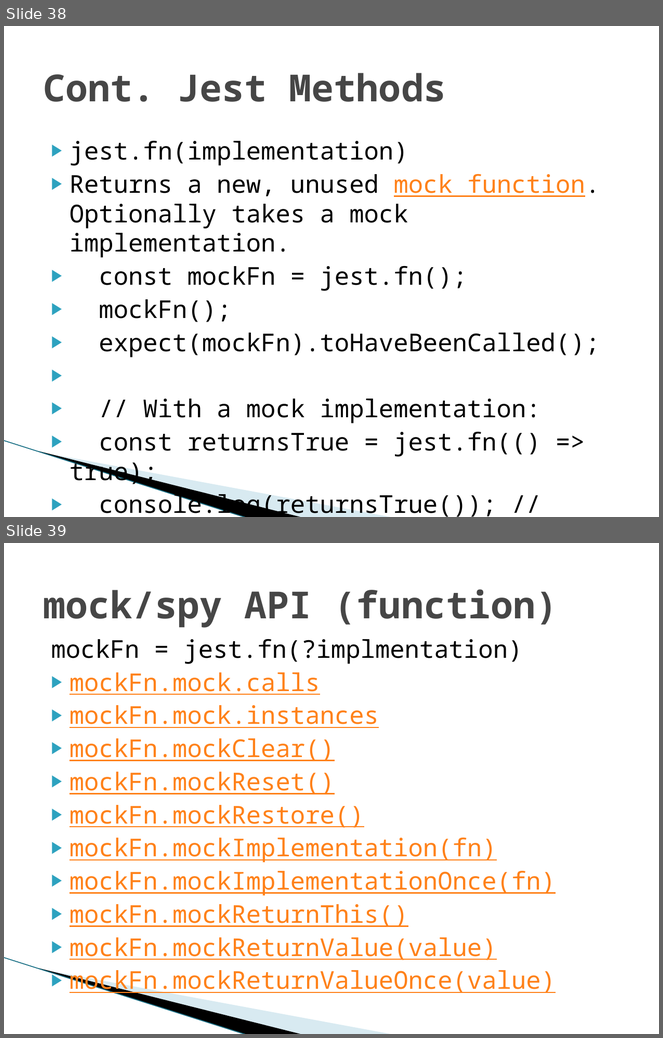
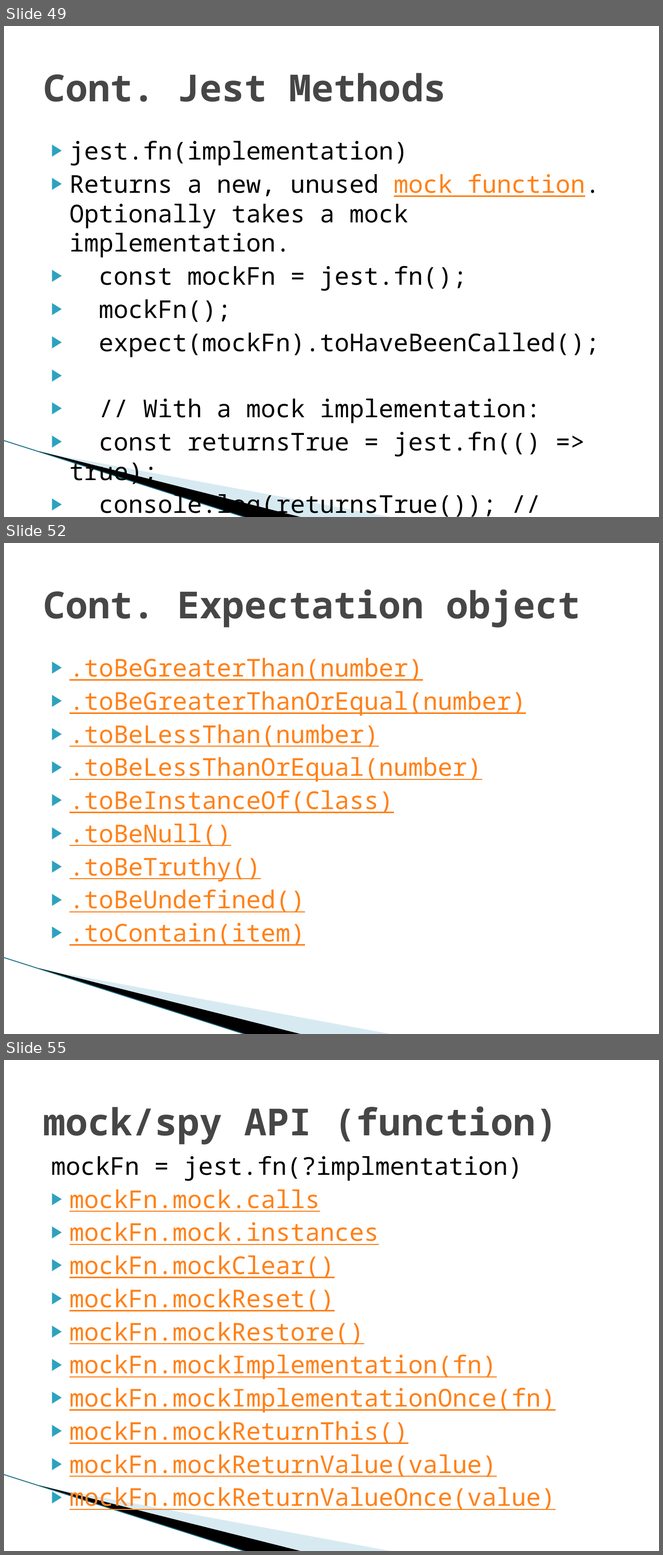
Before and after one commit to vsingh-techracers/sample-redux-app, a slide deck: Jest-presentation.pptx. Shown one above the other, each under a label of ours: slides 38 and 39 before the commit, slides 49, 52 and 55 after it; the slides between them are not shown. The pictures are 663x1038 and 663x1555 pixels, drawn with LibreOffice and Linux fonts; fonts in the diff are those of the drawing; background and template pictures are left out. Boxes give left, top, right and bottom in pixels: in the first picture for what was removed or moved away, otherwise in the second. Text is boxed around its words. In the diff, an @@ line names an element or a change of style, - is before the commit and + after.

```diff
--- a/Jest-presentation.pptx
+++ b/Jest-presentation.pptx
@@ slide 52 added at [4,543,659,1034], background #FFFFFF; not listed: 3 template elements that a slide beside it also shows @@
@@ title added at [43,589,580,628], 41 pt, text #464646, bold @@
+Cont. Expectation object
@@ text added at [70,658,527,946], 27 pt, text #FF8119, underline @@
+▶ .toBeGreaterThan(number)
+▶ .toBeGreaterThanOrEqual(number)
+▶ .toBeLessThan(number)
+▶ .toBeLessThanOrEqual(number)
+▶ .toBeInstanceOf(Class)
+▶ .toBeNull()
+▶ .toBeTruthy()
+▶ .toBeUndefined()
+▶ .toContain(item)
@@ what was slide 38 is now slide 49 @@
@@ what was slide 39 is now slide 55 @@
```
Also in this commit, not shown: 1 slide changed, 15 other slides added.
